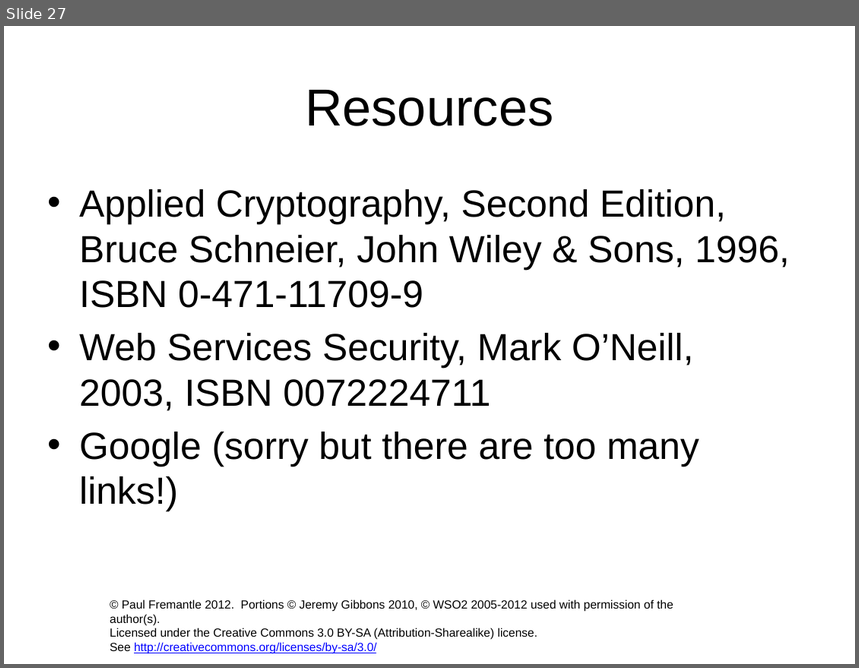
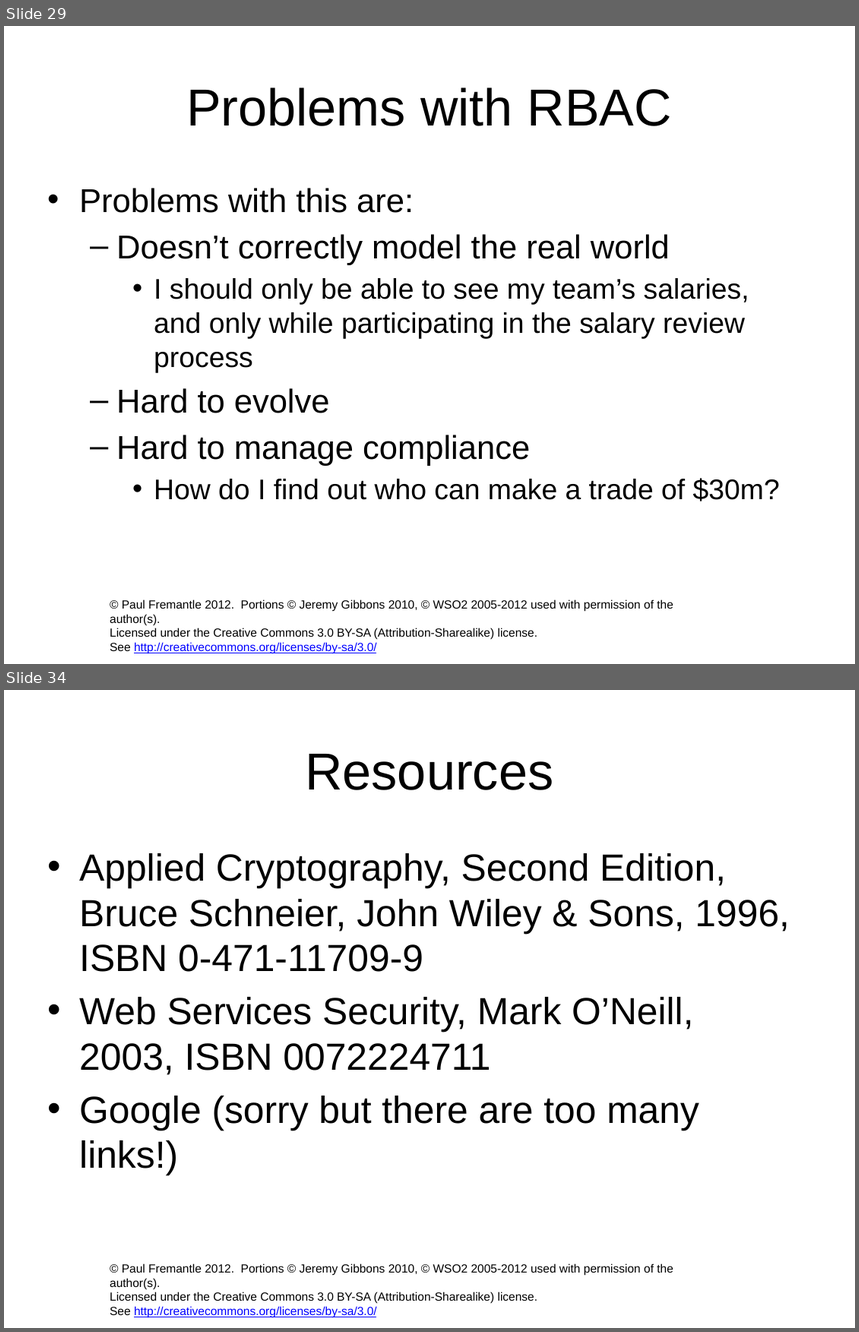
Before and after one commit to pzfreo/ox-soa-old, a slide deck: presentations/09-Security.pptx. Shown one above the other, each under a label of ours: slide 27 before the commit, slides 29 and 34 after it; the slides between them are not shown. The pictures are 859x668 and 859x1332 pixels, drawn with LibreOffice and Linux fonts; fonts in the diff are those of the drawing; background and template pictures are left out. Boxes give left, top, right and bottom in pixels: in the first picture for what was removed or moved away, otherwise in the second. Text is boxed around its words. In the diff, an @@ line names an element or a change of style, - is before the commit and + after.

```diff
--- a/presentations/09-Security.pptx
+++ b/presentations/09-Security.pptx
@@ slide 29 added at <box>4,26,855,664</box>, background #FFFFFF; not listed: 1 template element that a slide beside it also shows @@
@@ title added at <box>186,88,672,126</box>, 44 pt, text #000000 @@
+Problems with RBAC
@@ text added at <box>79,188,780,502</box>, 24 pt, text #000000 @@
+• Problems with this are:
+  – Doesn’t correctly model the real world
+    • I should only be able to see my team’s salaries, and only while participating in the salary review process
+  – Hard to evolve
+  – Hard to manage compliance
+    • How do I find out who can make a trade of $30m?
@@ what was slide 27 is now slide 34 @@
```
Also in this commit, not shown: 1 slide changed, 6 other slides added, 2 other files.
